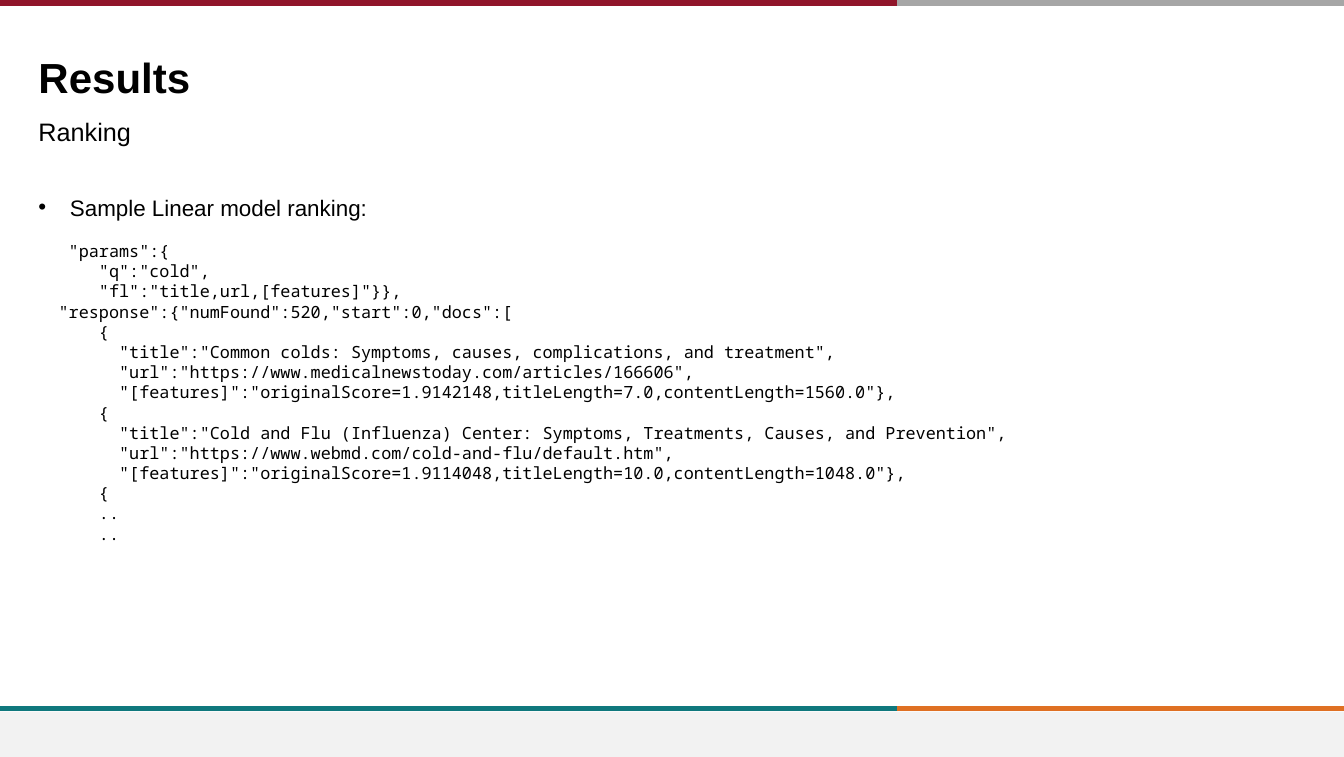
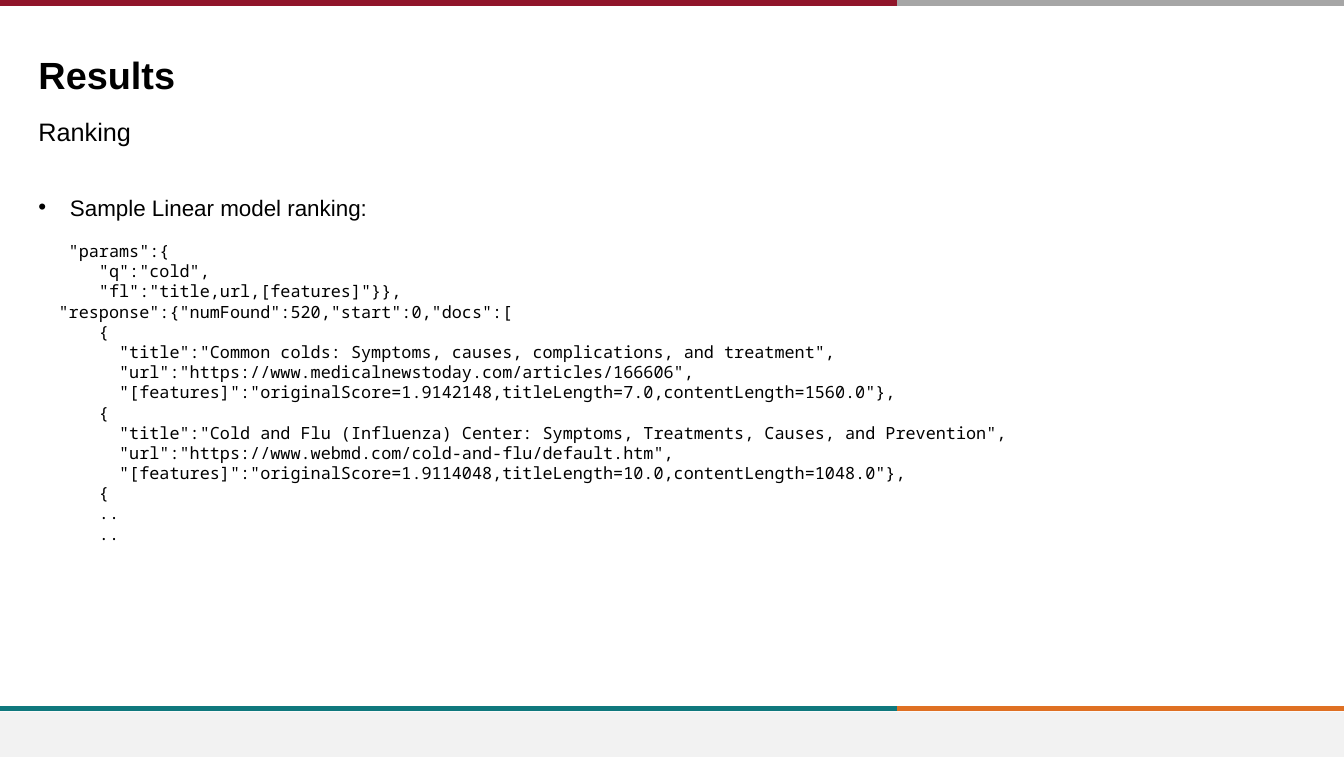
Before and after one commit to devharsh/MediCrawl, a slide deck: slide 22 of docs/MediCrawl_May4_2020.pptx. Drawn at 1344x757 pixels with LibreOffice and Linux fonts; fonts in the diff are those of the drawing; background and template pictures are left out. Boxes give left, top, right and bottom in pixels: in the first picture for what was removed or moved away, otherwise in the second. Text is boxed around its words. In the diff, an @@ line names an element or a change of style, - is before the commit and + after.

```diff
--- a/docs/MediCrawl_May4_2020.pptx
+++ b/docs/MediCrawl_May4_2020.pptx
@@ title "Results" at (38, 61, 175, 90): size 30 to 27 pt @@
```
Also in this commit, not shown: 16 other slides changed, 3 other files.
